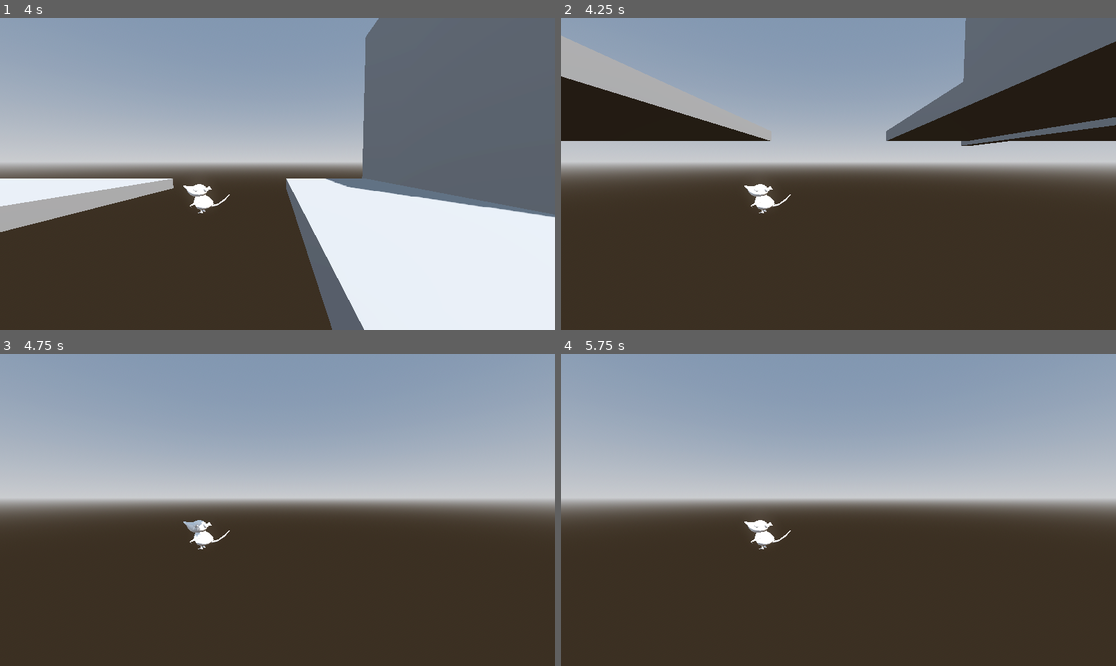
Above: before the commit, frames 1-4 (two rows, left to right).
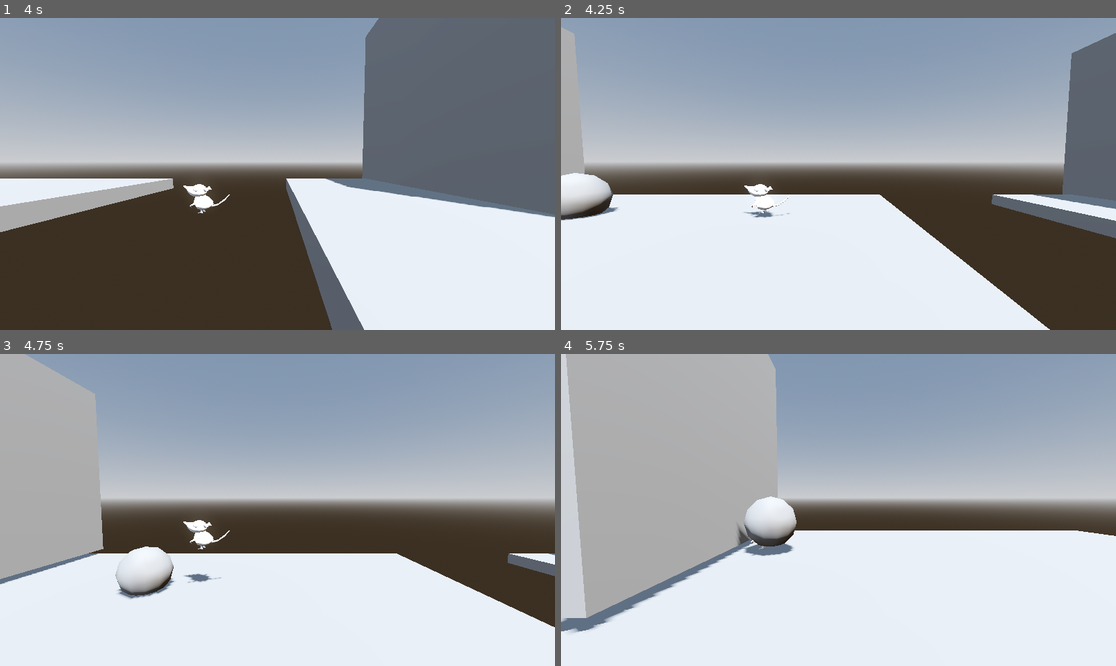
Above: after the commit, the same moments.

Repository: tomas-heredia/GGJ-2026
Game: Godot game, scene res://Scenes/test.tscn
Two runs of this game, one before a commit and one after it. Both use one fixed random seed, a clock stepped at 60 frames per second and the inputs below. This scene is started directly instead of the project's main scene.
Inputs:
- Up to frame 1 (4 s): tap Enter at 0.5 s; hold D (move_right) 0.53-1.28 s; tap E (interact) at 0.6, 2.1, 3.6 s; tap Space (jump) at 0.77, 1.52, 3.02, 3.77 s; hold A (move_left) 1.28-2.03 s; tap Shift (sprint) at 1.35, 2.85 s; hold D (move_right) 2.03-3.53 s; hold A (move_left) from 3.53 s (still down)
- Up to frame 2 (4.25 s): keep holding A (move_left)
- Up to frame 3 (4.75 s): keep holding A (move_left); tap Shift (sprint) at 4.35 s; tap Space (jump) at 4.52 s
- Up to frame 4 (5.75 s): keep holding A (move_left); tap E (interact) at 5.1 s

Frame 1 is identical in both runs. In frame 2, 52% of the frame differs, in the area x 0-100%, y 0-100%; in frame 3, 40%; in frame 4, 58%.

Commit message:
Checkpoint / deathzone

Diff:
--- a/global-gameam-2026/Scenes/checkpoint.tscn
+++ b/global-gameam-2026/Scenes/checkpoint.tscn
@@ -12,5 +12,5 @@
 transform = Transform3D(1, 0, 0, 0, 1, 0, 0, 0, 1, 0, 0.47387695, 0)
 shape = SubResource("BoxShape3D_jkya8")
 
-[node name="respawn" type="Marker3D" parent="."]
+[node name="Marker3D" type="Marker3D" parent="."]
 transform = Transform3D(1, 0, 0, 0, 1, 0, 0, 0, 1, 0, 1.149495, 0)
--- a/global-gameam-2026/Scenes/test.tscn
+++ b/global-gameam-2026/Scenes/test.tscn
@@ -1,8 +1,10 @@
-[gd_scene load_steps=9 format=3 uid="uid://dyfrp0eaua0k1"]
+[gd_scene load_steps=11 format=3 uid="uid://dyfrp0eaua0k1"]
 
 [ext_resource type="PackedScene" uid="uid://rm3wg8bi4pdg" path="res://Scenes/player.tscn" id="1_ko2s7"]
 [ext_resource type="Script" uid="uid://4b8sruijec6w" path="res://Scripts/test.gd" id="1_ys1qc"]
 [ext_resource type="PackedScene" uid="uid://cv2p01h1vlr2p" path="res://Scenes/Mask.tscn" id="2_gxb1y"]
+[ext_resource type="PackedScene" uid="uid://dihxhs0qa8n7o" path="res://Scenes/deathzone.tscn" id="3_qc4db"]
+[ext_resource type="PackedScene" uid="uid://bi4vkebgn5dh4" path="res://Scenes/checkpoint.tscn" id="5_35xla"]
 
 [sub_resource type="ProceduralSkyMaterial" id="ProceduralSkyMaterial_ko2s7"]
 sky_horizon_color = Color(0.66224277, 0.6717428, 0.6867428, 1)
@@ -66,3 +68,12 @@
 
 [node name="CharacterBody3D2" parent="." instance=ExtResource("1_ko2s7")]
 transform = Transform3D(1, 0, 0, 0, 1, 0, 0, 0, 1, -0.06804085, 2.0183077, -2.9300778)
+
+[node name="deathzone" parent="." instance=ExtResource("3_qc4db")]
+transform = Transform3D(1, 0, 0, 0, 1, 0, 0, 0, 1, 4.831458, 0, -2.2530162)
+
+[node name="deathzone2" parent="." instance=ExtResource("3_qc4db")]
+transform = Transform3D(1, 0, 0, 0, 1, 0, 0, 0, 1, 28.168648, 0, -1.208765)
+
+[node name="checkpoint" parent="." instance=ExtResource("5_35xla")]
+transform = Transform3D(1, 0, 0, 0, 1, 0, 0, 0, 1, 23.77261, 1.8657389, -2.5369573)
--- a/global-gameam-2026/Scripts/Global.gd
+++ b/global-gameam-2026/Scripts/Global.gd
@@ -1 +1,3 @@
 extends Node
+# the player hits any checkpoint.
+var last_checkpoint_position: Vector3 = Vector3.ZERO
--- a/global-gameam-2026/Scripts/checkpoint.gd
+++ b/global-gameam-2026/Scripts/checkpoint.gd
@@ -1,11 +1,11 @@
 extends Area3D
 
+@onready var spawn_point: Marker3D = $Marker3D
 
-# Called when the node enters the scene tree for the first time.
 func _ready() -> void:
-	pass # Replace with function body.
+	body_entered.connect(_on_body_entered)
 
-
-# Called every frame. 'delta' is the elapsed time since the previous frame.
-func _process(delta: float) -> void:
-	pass
+func _on_body_entered(body: Node3D) -> void:
+	if body is CharacterBody3D:
+		# Overwrite the global respawn position with this checkpoint's marker.
+		Global.last_checkpoint_position = spawn_point.global_position
--- a/global-gameam-2026/Scripts/deathzone.gd
+++ b/global-gameam-2026/Scripts/deathzone.gd
@@ -1,11 +1,13 @@
 extends Area3D
 
-func _respawn(body: CharacterBody3D) -> void:
-	var spawn = get_tree().get_first_node_in_group("SpawnPoint")
-	if spawn:
-		body.global_position = spawn.global_position
-		body.velocity = Vector3.ZERO
+func _ready() -> void:
+	body_entered.connect(_on_body_entered)
 
 func _on_body_entered(body: Node3D) -> void:
 	if body is CharacterBody3D:
 		_respawn(body)
+
+func _respawn(body: CharacterBody3D) -> void:
+	# Teleport the player to the last saved checkpoint.
+	body.global_position = Global.last_checkpoint_position
+	body.velocity = Vector3.ZERO
--- a/global-gameam-2026/Scripts/player.gd
+++ b/global-gameam-2026/Scripts/player.gd
@@ -23,6 +23,8 @@
 var nearby_mask: Node3D = null
 var equipped_mask: Node3D = null
 
+func _ready() -> void:
+	Global.last_checkpoint_position = global_position
 
 func _physics_process(delta: float) -> void:
 	# Input (left / right only)
